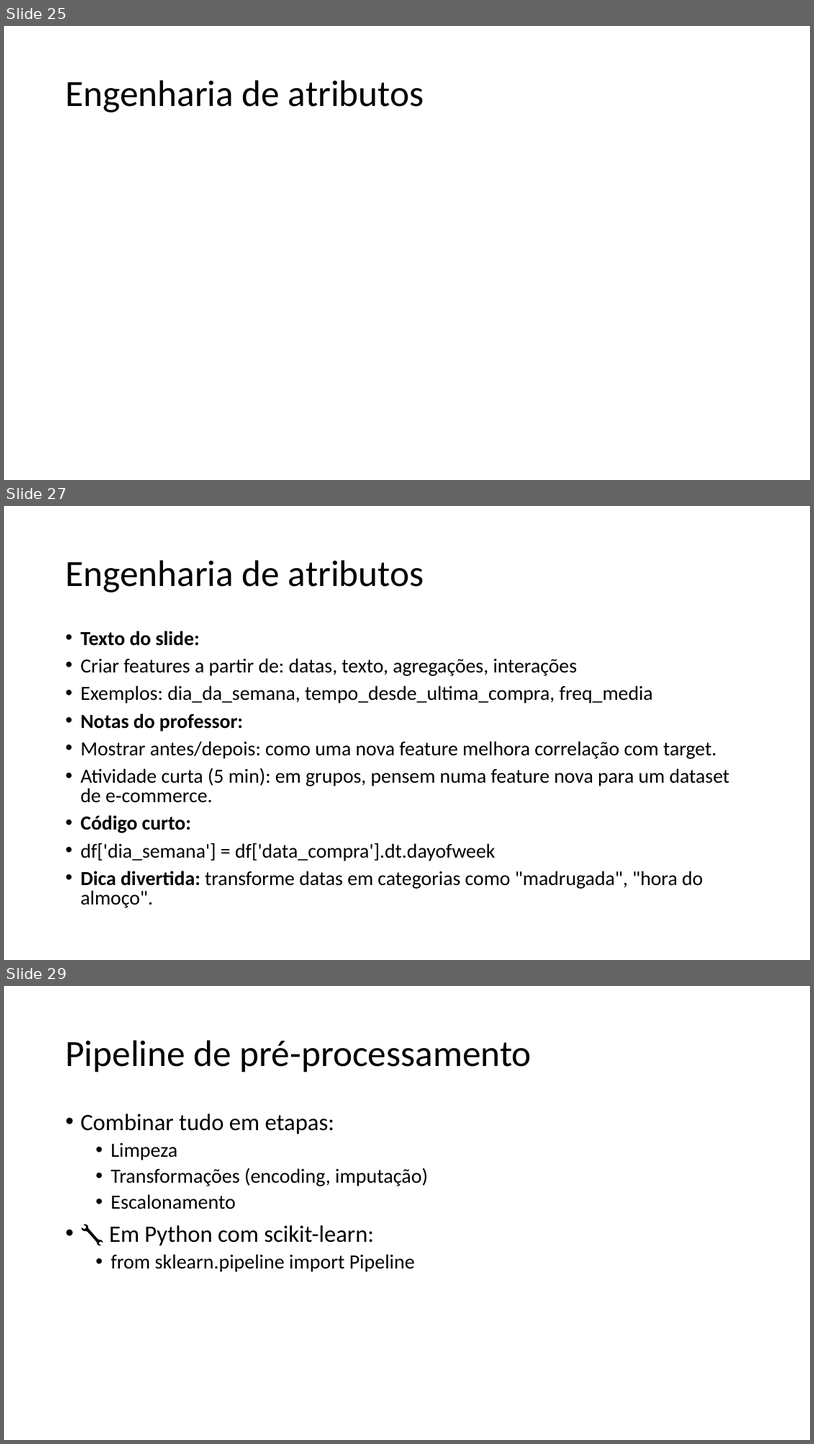
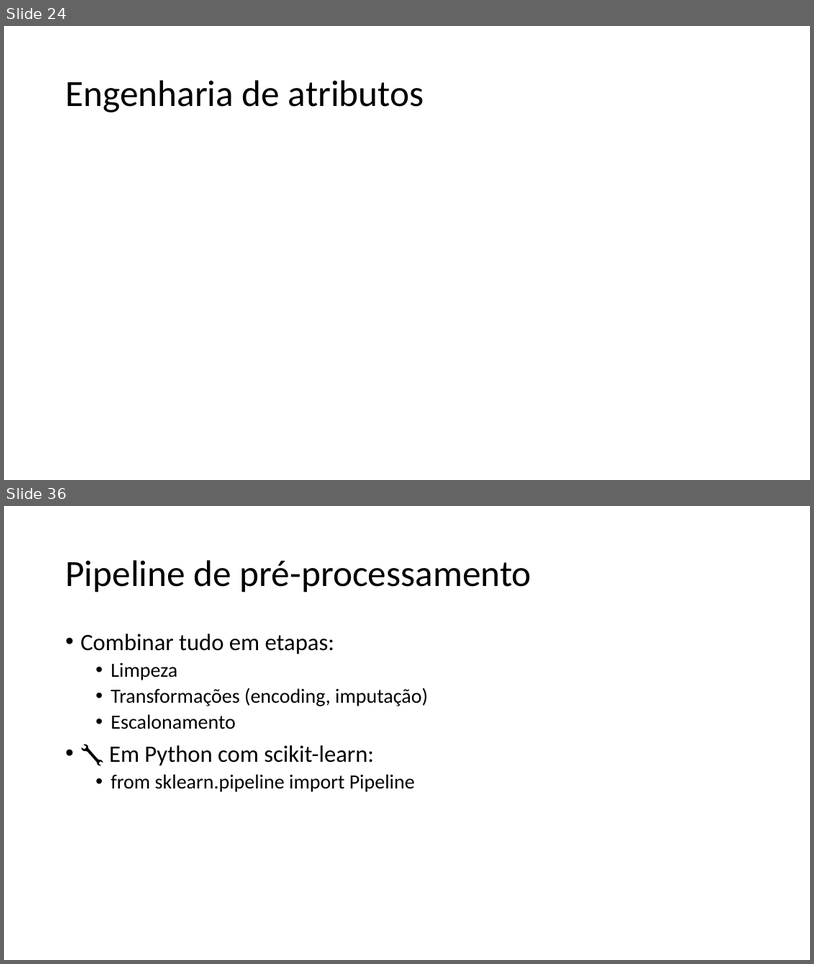
Before and after one commit to zz4fap/c24_inteligencia_artificial, a slide deck: slides/C24_Transformações.pptx. Shown one above the other, each under a label of ours: slides 25, 27 and 29 before the commit, slides 24 and 36 after it; the slides between them are not shown. The pictures are 814x1444 and 814x964 pixels, drawn with LibreOffice and Linux fonts; fonts in the diff are those of the drawing; grey boxes stand for pictures. Boxes give left, top, right and bottom in pixels: in the first picture for what was removed or moved away, otherwise in the second. Text is boxed around its words. In the diff, an @@ line names an element or a change of style, - is before the commit and + after.

```diff
--- a/slides/C24_Transformações.pptx
+++ b/slides/C24_Transformações.pptx
@@ slide 27 removed at <box>4,506,810,960</box>, background #FFFFFF @@
@@ title removed at <box>65,560,424,592</box> @@
-Engenharia de atributos
@@ text removed at <box>80,631,730,908</box> @@
-• Texto do slide:
-• Criar features a partir de: datas, texto, agregações, interações
-• Exemplos: dia_da_semana, tempo_desde_ultima_compra, freq_media
-• Notas do professor:
-• Mostrar antes/depois: como uma nova feature melhora correlação com target.
-• Atividade curta (5 min): em grupos, pensem numa feature nova para um dataset de e‑commerce.
-• Código curto:
-• df['dia_semana'] = df['data_compra'].dt.dayofweek
-• Dica divertida: transforme datas em categorias como "madrugada", "hora do almoço".
@@ what was slide 25 is now slide 24 @@
@@ what was slide 29 is now slide 36 @@
```
Also in this commit, not shown: 2 slides changed, 9 slides added, 1 other slide removed.
